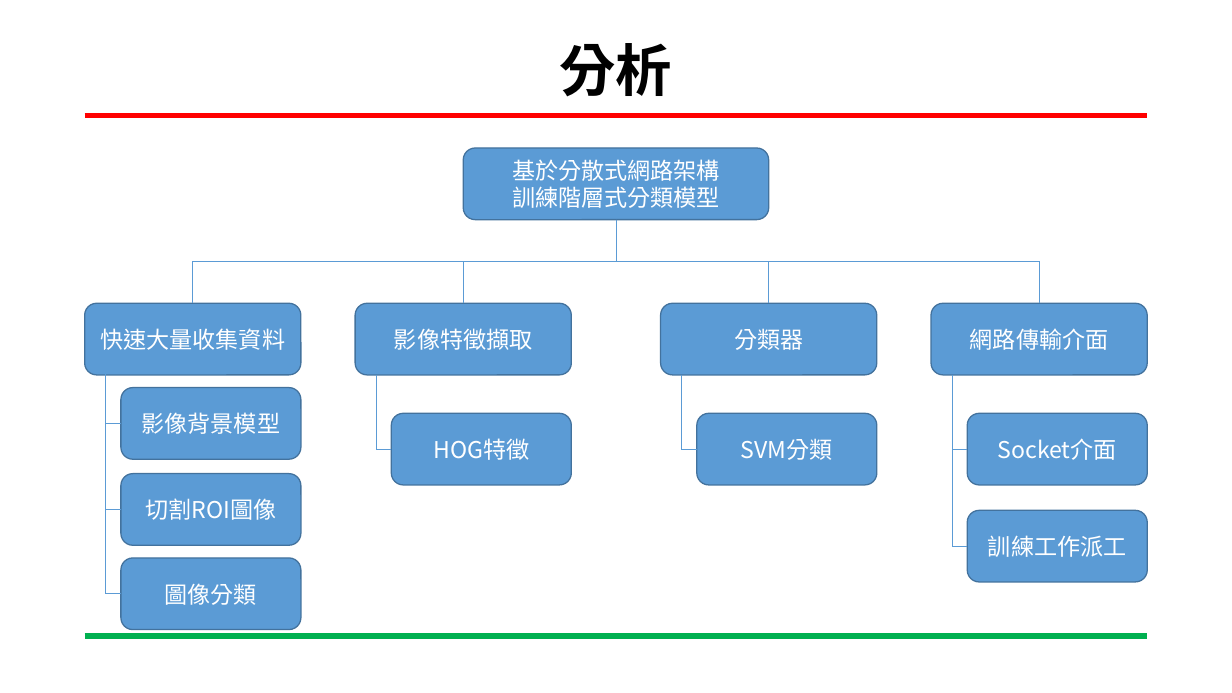
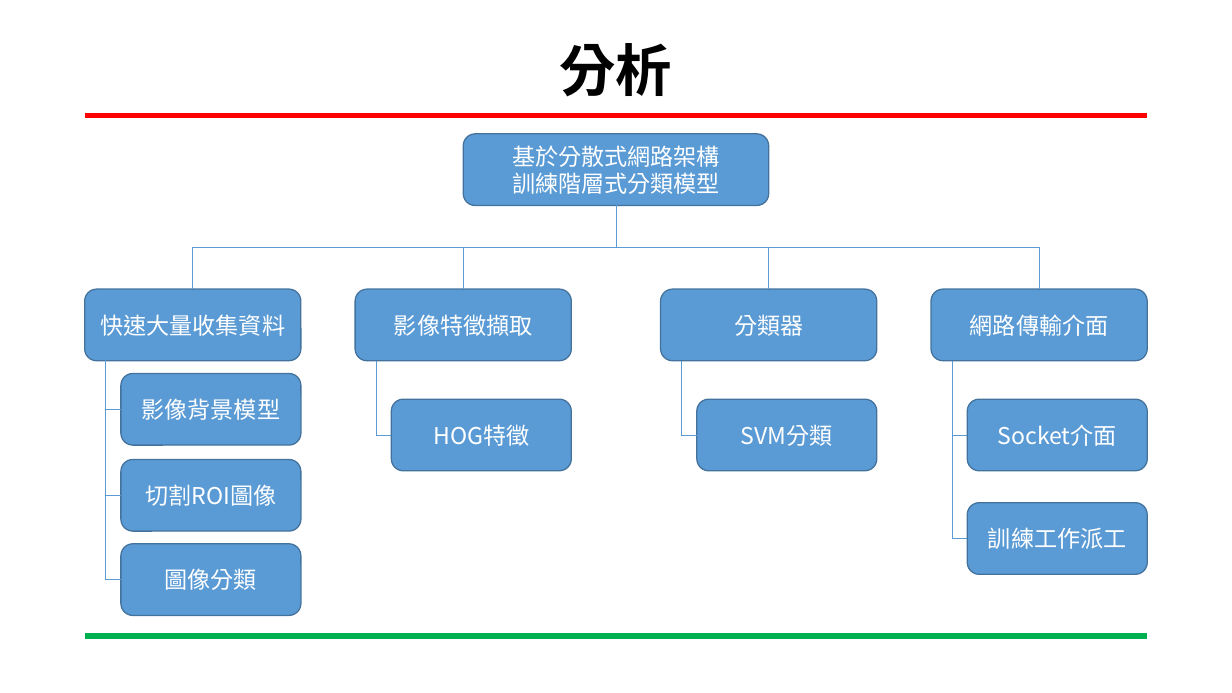
Before and after one commit to YUXING-LEE/image_process, a slide deck: slide 7 of final/基於分散式網路架構訓練階層式分類模型.pptx. Drawn at 1232x693 pixels with LibreOffice and Linux fonts; fonts in the diff are those of the drawing; background and template pictures are left out. Boxes give left, top, right and bottom in pixels: in the first picture for what was removed or moved away, otherwise in the second. Text is boxed around its words. In the diff, an @@ line names an element or a change of style, - is before the commit and + after.

```diff
--- a/final/基於分散式網路架構訓練階層式分類模型.pptx
+++ b/final/基於分散式網路架構訓練階層式分類模型.pptx
@@ 11 rounded rectangles, 10 elbow lines: place and size @@
-11 rounded rectangles, 10 elbow lines at <box>85,148,1148,630</box>
+11 rounded rectangles, 10 elbow lines at <box>85,134,1148,616</box>
@@ elbow line moved from (952, 443) - (968, 546) to (952, 435) - (968, 539) @@
@@ rounded rectangle "訓練工作派工": place and size @@
-rounded rectangle "訓練工作派工" at <box>968,510,1148,582</box>
+rounded rectangle "訓練工作派工" at <box>968,503,1148,575</box>
```
Also in this commit, not shown: 2 other slides changed, 2 other files.
